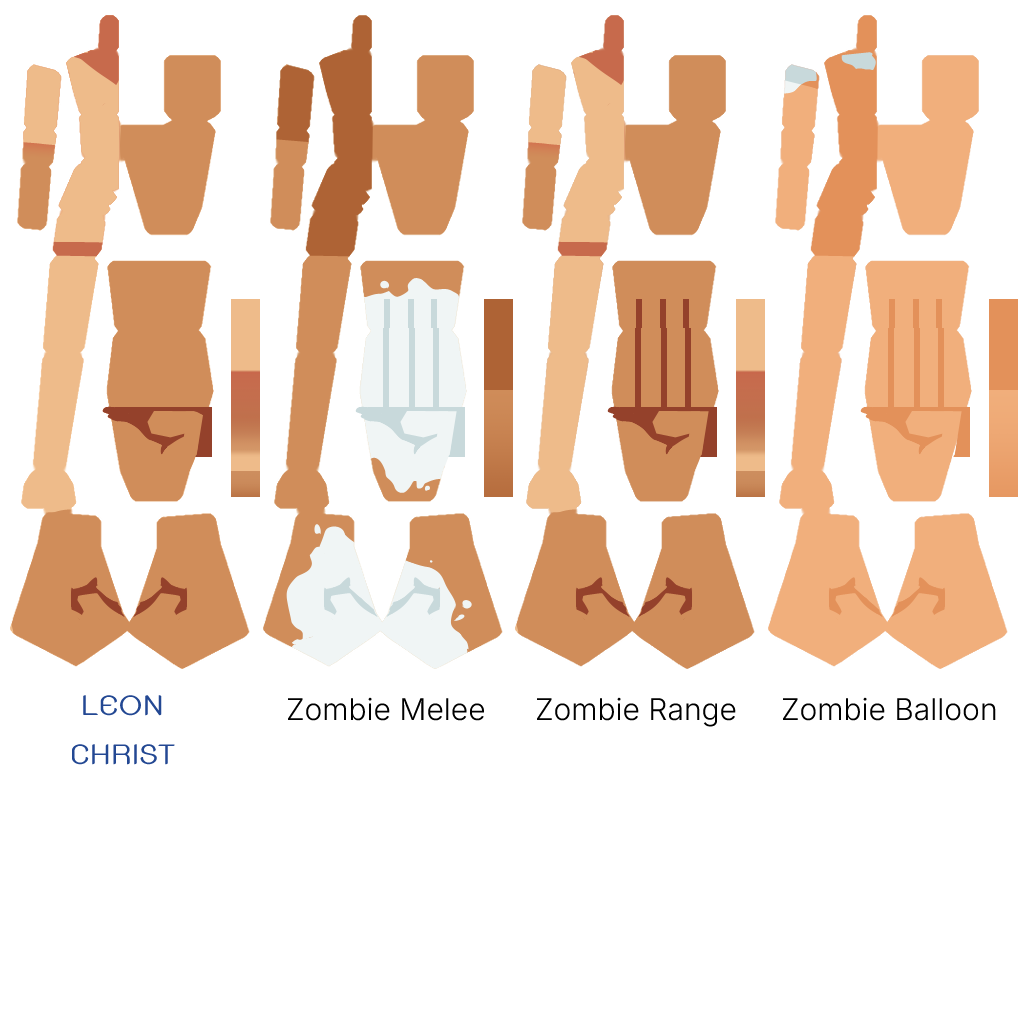
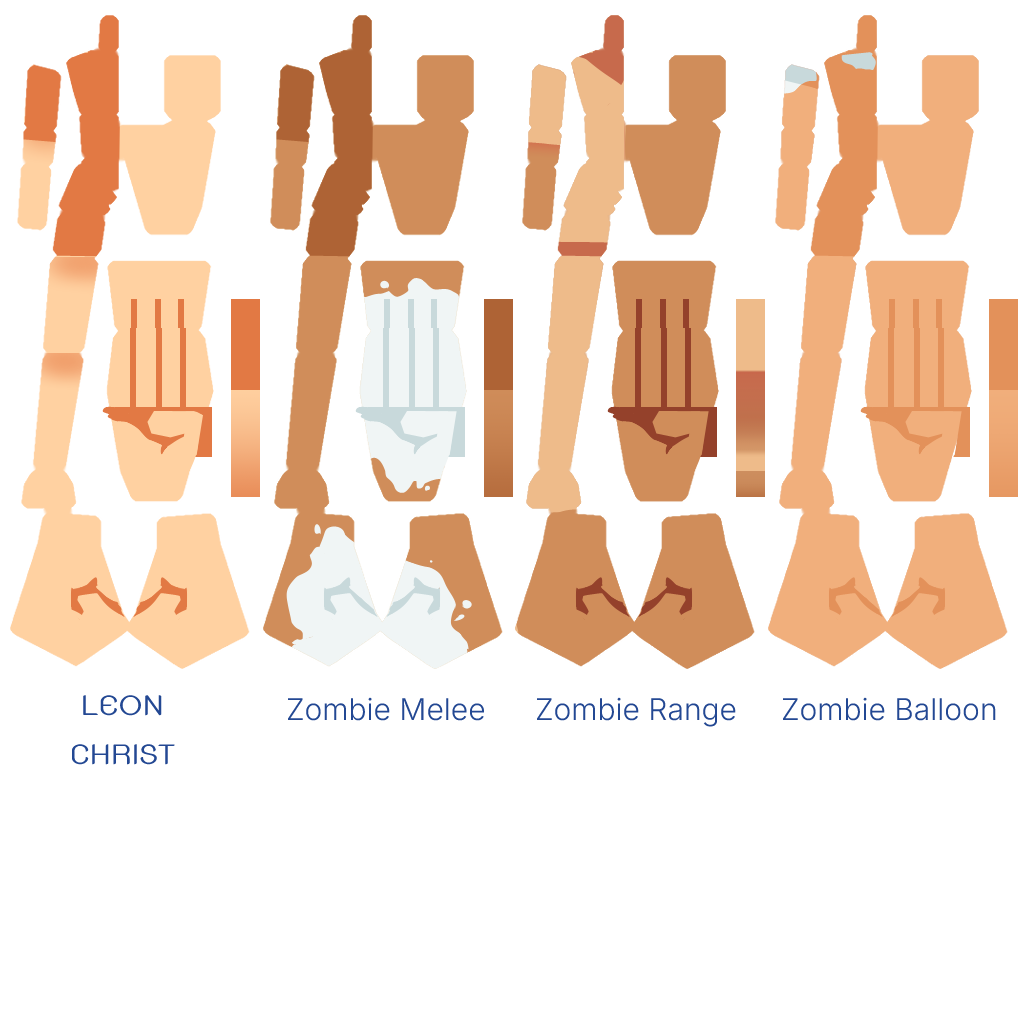
The second w=1024, h=1024 image is a revision of the first. Changes to its layers:
removed layer "Zombie Balloon" (1st of 2) over [783, 697, 996, 721]
removed layer "Zombie Range" over [537, 697, 736, 727]
painted on "Zombie Melee" over [288, 697, 996, 727]
hid group "zombie range" (2nd of 2) (12 layers) over [10, 15, 260, 669]
